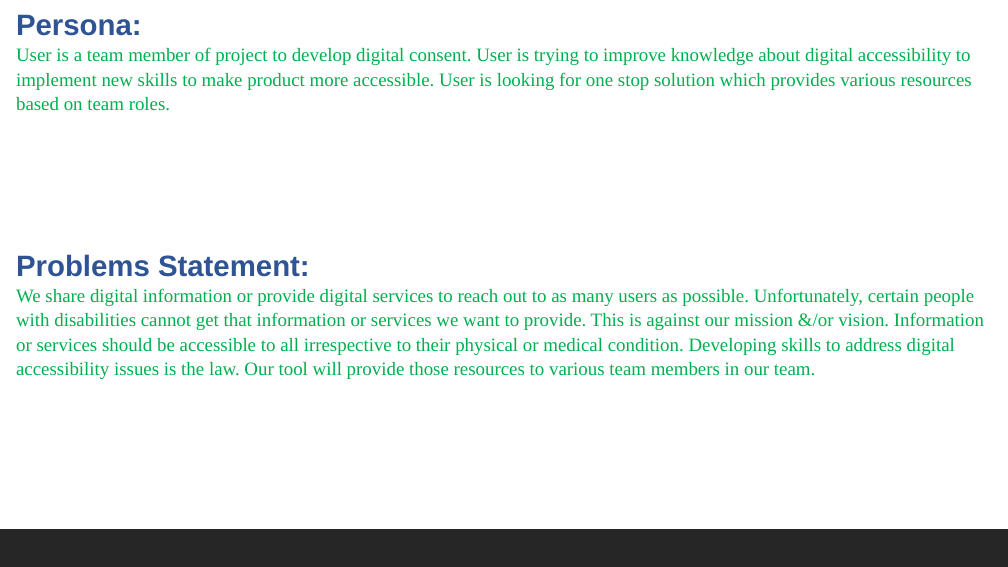
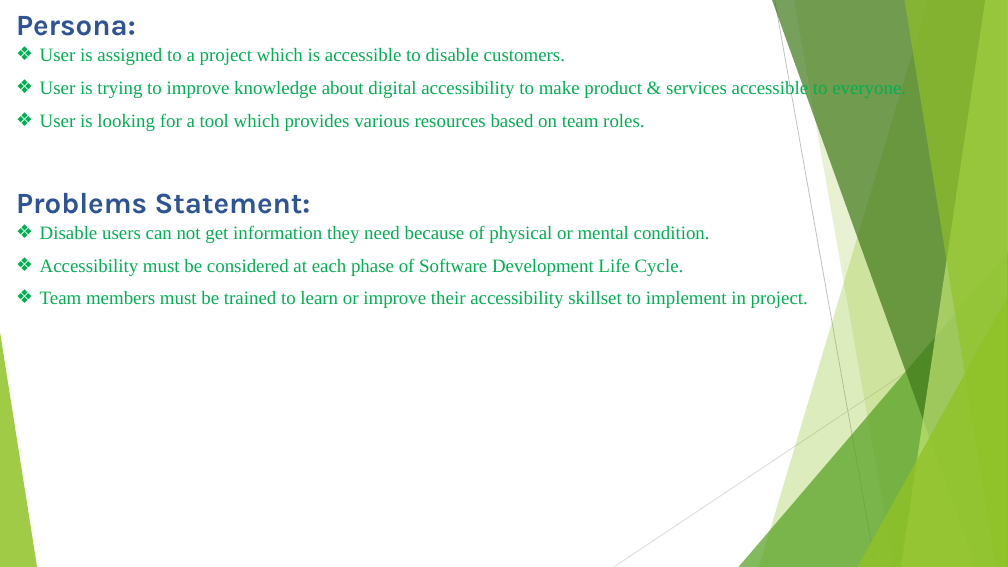
Before and after one commit to subash-s-acharya/UXDesignClass, a slide deck: slide 6 of Presentation/Accessibility For Digital Content & Services.pptx. Drawn at 1008x567 pixels with LibreOffice and Linux fonts; fonts in the diff are those of the drawing. Boxes give left, top, right and bottom in pixels: in the first picture for what was removed or moved away, otherwise in the second. Text is boxed around its words. In the diff, an @@ line names an element or a change of style, - is before the commit and + after.

```diff
--- a/Presentation/Accessibility For Digital Content & Services.pptx
+++ b/Presentation/Accessibility For Digital Content & Services.pptx
@@ text at [16,16,311,214]: font Arial to Karla in "Persona:", "Problems Statement:" @@
@@ text at [40,48,906,131]: text changed @@
-User is a team member of project to develop digital consent. User is trying to improve knowledge about digital accessibility to implement new skills to make product more accessible. User is looking for one stop solution which provides various resources based on team roles.
+❖ User is assigned to a project which is accessible to disable customers.
+❖ User is trying to improve knowledge about digital accessibility to make product & services accessible to everyone.
+❖ User is looking for a tool which provides various resources based on team roles.
@@ text at [40,225,808,308]: text changed @@
-We share digital information or provide digital services to reach out to as many users as possible. Unfortunately, certain people with disabilities cannot get that information or services we want to provide. This is against our mission &/or vision. Information or services should be accessible to all irrespective to their physical or medical condition. Developing skills to address digital accessibility issues is the law. Our tool will provide those resources to various team members in our team.
+❖ Disable users can not get information they need because of physical or mental condition.
+❖ Accessibility must be considered at each phase of Software Development Life Cycle.
+❖ Team members must be trained to learn or improve their accessibility skillset to implement in project.
@@ group added at [0,0,1008,567]: 5 freeform shapes, 3 triangles, 2 lines @@
@@ rectangle removed at [0,529,1008,567] @@
```
Also in this commit, not shown: 8 other slides changed, 1 slide added, 1 other file.
